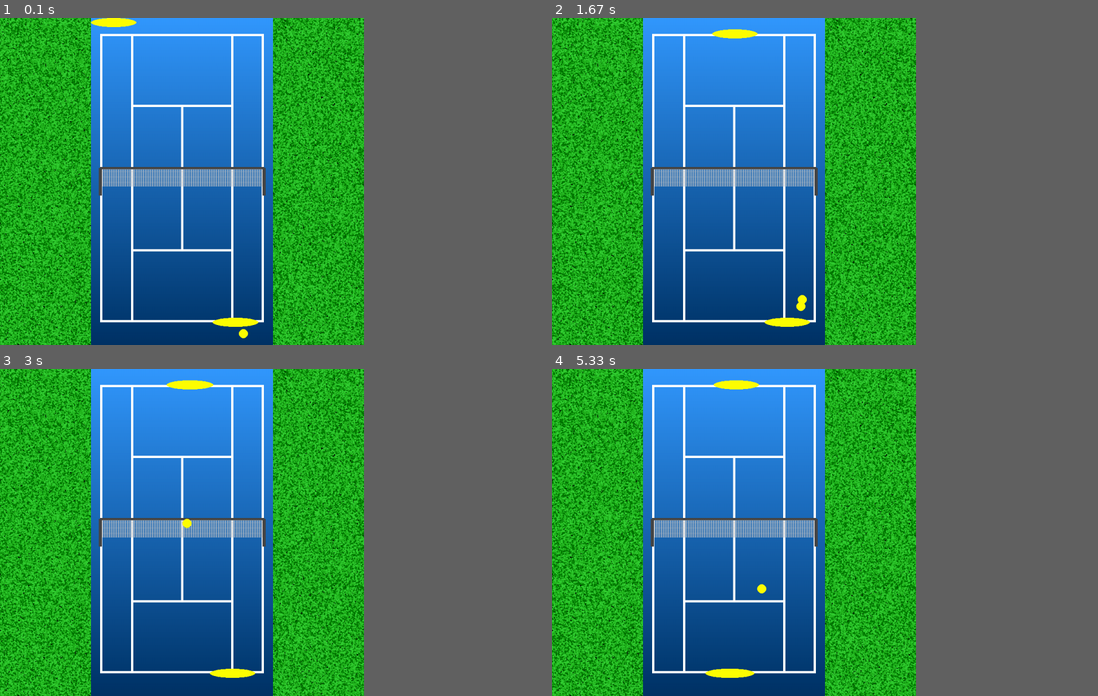
Above: before the commit, frames 1-4 (two rows, left to right).
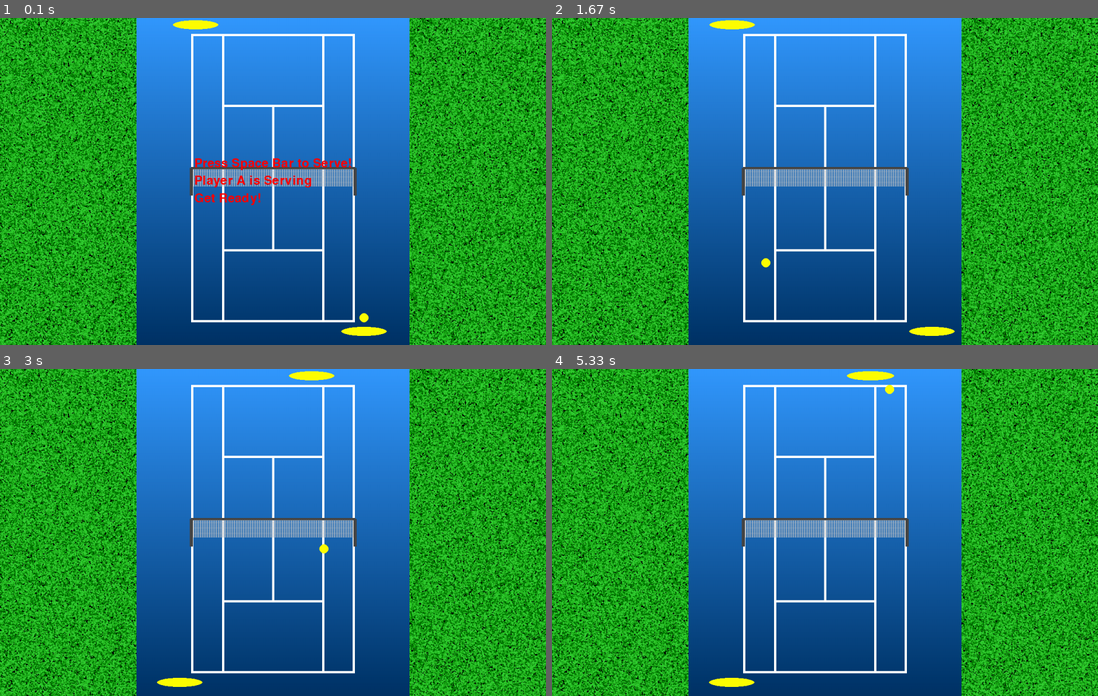
Above: after the commit, the same moments.

Repository: aditya-data/Pygame-Tennis-2D
Game: pygame game, started from game2.py
Same seed, same stepped clock (60 frames per second), same inputs: the game is played once before the commit and once after it.
Inputs:
- Up to frame 1 (0.1 s): no input
- Up to frame 2 (1.67 s): tap Space at 0.33, 1.23, 1.53 s; hold Right 1.17-1.63 s
- Up to frame 3 (3 s): hold Left 1.67-2.2 s; tap Space at 1.73, 2.03, 2.3, 2.63, 2.93 s; hold Left 2.57-2.97 s
- Up to frame 4 (5.33 s): hold Right 3-3.63 s; tap Space at 3.07, 3.37, 3.73, 4.03, 4.23, 4.53, 4.73, 5.03, 5.23 s; hold Left 3.67-4.13 s; hold Right 4.17-4.63 s; hold Right 4.67-5.13 s; hold Left from 5.17 s (still down)
In our replay, the window is 600x540 before the commit and 900x540 after it. These sizes can differ from the game's own. Grey fills any space a smaller window leaves; there, only what the larger window draws over its background counts as a difference.

The runs differ from the first frame. In frame 1, 64% of the frame differs, in the area x 0-100%, y 0-100%; in frame 2, 64%; in frame 3, 64%; in frame 4, 64%.

Commit message:
Done with all changes

Diff:
--- a/game2.py
+++ b/game2.py
@@ -7,18 +7,20 @@
 GREEN = (34, 180, 30)
 DARK_GREEN = (0, 120, 0)
 LIGHT_GREEN = (50, 205, 50)
-WINDOW_SIZE  = (800, 720) # size of the outer game window
+WINDOW_SIZE  = (1200, 720) # size of the outer game window
 # court properties
 COURT_BLUE_LIGHT = (51, 153, 255)
 COURT_BLUE_DARK = (0, 51, 102)
 WHITE = (255, 255, 255)
-COURTWIDTH = 400
+COURTWIDTH = 600
 COURTHEIGHT = 720
 # net properties
 GRAY = (200, 200, 200)
 # Net border
 DARK_GRAY = (70, 70, 70)
 NET_HEIGHT = 40
+
+YELLOW = (255, 0, 0)
 
 class GameManager:
 
@@ -33,86 +35,117 @@
         self.net = Net(height=NET_HEIGHT, surface=self.court.court_surface, colors=[GRAY, DARK_GRAY])
         self.PlayerA = Player(side="right", mode="player", width=100, height=20, x_v=0, y_v=0, surface=self.court.court)
         self.PlayerB = Player(side="right", mode="opponent", width=100, height=20, x_v=0, y_v=0, surface=self.court.court)
-        self.Ball = Ball(r=10, x=10, y= 10, x_v=6, y_v=12, surface=self.court.court)
+        self.Ball = Ball(r=10, x=200, y= 350, x_v=0, y_v=0, surface=self.court.court)
         # run game loop
         self.game_state = "start" # [serve, play, point_over]
         self.server = self.PlayerA
+        self.font = pygame.font.Font(None, 40)
         self.run()
 
     def create_ground(self):
         for _ in range(300000):  # Adjust the number of dots
-            x = random.randint(0, 800)  # Random x position
+            x = random.randint(0, 1200)  # Random x position
             y = random.randint(0, 720)  # Random y position
             color = random.choice([DARK_GREEN, LIGHT_GREEN, GREEN])
             pygame.draw.circle(self.screen, color, (x, y), random.randint(1, 2))
 
+    def display_info(self):
+        # Create the text to be displayed
+            text1 = self.font.render("Press Space Bar to Serve!", True, YELLOW)
+            text2 = self.font.render("Player A is Serving", True, YELLOW)
+            text3 = self.font.render("Get Ready!", True, YELLOW)
+
+            # Calculate the x-position for centering the text
+            text_x = (600 - text1.get_width()) // 2  # Same for all texts if centered
+
+            # Position each text vertically, with some space in between
+            text_y1 = (700 - (text1.get_height() + text2.get_height() + text3.get_height())) // 2
+            text_y2 = text_y1 + text1.get_height() + 10  # 10 pixels space between text blocks
+            text_y3 = text_y2 + text2.get_height() + 10  # 10 pixels space between text blocks
+
+            # Draw each text on the court
+            self.court.court.blit(text1, (text_x, text_y1))
+            self.court.court.blit(text2, (text_x, text_y2))
+            self.court.court.blit(text3, (text_x, text_y3))
+
+
+            pygame.display.flip()
+
     def run(self):
         while True:
+            # print(f"PlayerA position: {self.PlayerA.pos}")
+            # print(f"PlayerB position: {self.PlayerB.pos}")
+            pygame.key.set_repeat(200, 60)
+            self.court.court.blit(self.court.court_surface, (0, 0))
+            self.PlayerA.render()
+            self.PlayerB.render()
             # Event handling
-            keys = pygame.key.get_pressed() #capturing key presses
             for event in pygame.event.get():
                 if event.type == pygame.QUIT:
                     pygame.quit()
                     sys.exit()
+                if event.type == pygame.KEYDOWN:
+                    if event.key == pygame.K_LEFT:
+                        self.PlayerA.move_towards(-35)  # Start moving left
+                    if event.key == pygame.K_RIGHT:
+                        self.PlayerA.move_towards(35)   # Start moving right
+                    if event.key == pygame.K_SPACE:
+                        if self.game_state == "serve":
+                            x_ini = random.randint(6, 8)
+                            y_ini = random.randint(14, 18)
+                            # Spacebar pressed during serve
+                            if self.PlayerA.side == "left":
+                                # self.Ball.reset_pos(30, 620)
+                                self.Ball.vel = [x_ini + 1, -y_ini]
+                            elif self.PlayerA.side == "right":
+                                # self.Ball.reset_pos(350, 620)
+                                self.Ball.vel = [-x_ini - 2, -y_ini ]
+                            self.game_state = "play"
 
-
-            self.court.court.blit(self.court.court_surface, (0, 0))
-            self.PlayerA.render()
-            self.PlayerB.render()
-
+                if event.type == pygame.KEYUP:
+                        if event.key in (pygame.K_LEFT, pygame.K_RIGHT):
+                            self.PlayerA.move_towards(0)  # Stop moving
             if self.game_state == "start":
                 self.PlayerA.default_reset()
                 self.PlayerB.default_reset()
                 self.game_state = "serve"
             elif self.game_state == "serve":
                 if self.server == self.PlayerA:
-                    if self.PlayerA.side == "left":
-                        self.Ball.reset_pos(30, 620)
-                        self.Ball.vel = [3, 15]
-                    elif self.PlayerA.side == "right":
-                        self.Ball.reset_pos(350, 620)
-                        self.Ball.vel = [-3, 15]
+                    self.display_info()
+                    self.Ball.reset_pos(self.server.rect.x + 50, self.server.rect.y -20)
                 else:
                     if self.PlayerB.side == "left":
-                        self.Ball.reset_pos(360, 50)
                         self.Ball.vel = [-5, -15]
                     elif self.PlayerB.side == "right":
-                        self.Ball.reset_pos(25, 50)
                         self.Ball.vel = [5, -15]
+                    self.Ball.reset_pos(self.server.rect.x + 50, self.server.rect.y +20)
+            elif self.game_state == "play":
                 self.Ball.move()
-                self.game_state = "play"
-            elif self.game_state == "play":
-                #### game play logic
-                self.Ball.move()
-
                 if self.Ball.boundary_collision() == "continue":
                     if self.Ball.pos[1] > 352.5:
-                        # self.PlayerA.move_towards_ball(self.Ball)
-                        # self.PlayerB.move_towards_centre()
-                        self.PlayerA.move_towards_ball(self.Ball)
                         if self.Ball.pos[1] > 640:
-                            self.PlayerA.check_ball_collision(self.Ball, self.PlayerB)
-
-                    else: #Ball.pos[1] < 352.5:
+                            keys = pygame.key.get_pressed()
+                            if keys[pygame.K_SPACE]:
+                                self.PlayerA.check_ball_collision(self.Ball, self.PlayerB)
+                            else:
+                                self.PlayerA.check_ball_collision(self.Ball, self.PlayerB)
+                    else:
                         self.PlayerB.move_towards_ball(self.Ball)
                         if self.Ball.pos[1] < 40:
                             self.PlayerB.check_ball_collision(self.Ball, self.PlayerA)
                 else:
-                    # print("Yeh ")
                     self.PlayerA.switch_side()
                     self.PlayerB.switch_side()
                     self.PlayerA.default_reset()
                     self.PlayerB.default_reset()
-                    self.server = self.PlayerA
-                    self.Ball.reset_pos(self.server.pos[0], self.server.pos[0]+ 40)
-                    self.Ball.vel = [0, 0]
+                    self.server = self.PlayerA  #switch server here based on requirement
                     self.game_state = "serve"
             else:
                 # declare winner and scoreboard highlight
                 pass
 
             # print(self.Ball.rect)
-            self.screen.blit(self.court.court, (200, 0))
+            self.screen.blit(self.court.court, (300, 0))
             pygame.display.flip()
             self.clock.tick(60)
 
--- a/scripts/entities.py
+++ b/scripts/entities.py
@@ -1,5 +1,6 @@
 import pygame
 import random
+import math
 # from game import Game
 # ball color
 YELLOW = (255, 255, 0)
@@ -27,7 +28,7 @@
         self.render()
 
     def boundary_collision(self):
-        court_rect = pygame.Rect(5, 5, 390, 710)  # Court boundary
+        court_rect = pygame.Rect(5, 5, 590, 710)  # Court boundary
         if self.rect.left < court_rect.left or self.rect.right > court_rect.right:
             self.vel[0] *= -1  # Reverse horizontal velocity
             return "leave"
@@ -53,12 +54,12 @@
         self.side = side
         self.mode = mode #player and opponent
         self.pos = [0, 0]
-        self.surface = surface
         self.width = width
         self.height = height
-        self.velocity = [x_v, y_v]
+        self.surface = surface
         self.rect = pygame.Rect(self.pos[0], self.pos[1], self.width, self.height)
         self.default_reset()
+        self.velocity = [x_v, y_v]
         self.render()
 
     def move_towards_ball(self, ball):
@@ -80,15 +81,16 @@
     def move_towards(self, dx):
         # target_y = 670 if self.mode == "player" else 35
 
-        dx = self.pos[0] + dx
+        # dx = self.pos[0] + dx
         # dy = target_y - self.pos[1]
 
-        self.velocity = [dx/20, 0]
+        self.velocity = [dx, 0]
         self.move()
 
     def move(self):
         self.pos[0] += self.velocity[0]
         self.pos[1] += self.velocity[1]
+        self.pos[0] = max(0, min(self.pos[0], 600))  # Replace SCREEN_WIDTH with your court width
         self.rect.center = self.pos  # Sync rect with the updated position
         self.render()
 
@@ -96,25 +98,51 @@
     def default_reset(self):
         if self.mode == "player":
             if self.side == "left":
-                self.pos[0] = 10
-                self.pos[1] = 670
+                self.pos[0] = 130
+                self.pos[1] = 690
             else: #self.side == right
-                self.pos[0] = 310
-                self.pos[1] = 670
+                self.pos[0] = 500
+                self.pos[1] = 690
         elif self.mode == "opponent":
             if self.side == "left":
-                self.pos[0] = 310
-                self.pos[1] = 35
+                self.pos[0] = 500
+                self.pos[1] = 15
             else: #self.side == right
-                self.pos[0] = 10
-                self.pos[1] = 35
-        self.render()
+                self.pos[0] = 130
+                self.pos[1] = 15
+
+        self.rect.center = self.pos
+        # self.render()
 
     def render(self):
         pygame.draw.ellipse(surface=self.surface, color=YELLOW, rect=self.rect)
 
 
+    def calculate_velocity(self, ball, target_x, target_y, max_speed):
+        # Calculate the difference in position
+        dx = target_x - ball.pos[0]
+        dy = target_y - ball.pos[1]
+
+        # Calculate the required speed
+        distance = math.sqrt(dx**2 + dy**2)
+        time = max(1, distance / max_speed)  # Avoid division by zero, minimum time is 1 frame
+
+        # Calculate velocity components
+        vel_x = dx / time
+        vel_y = dy / time
+
+        # Scale velocities to maintain max_speed
+        current_speed = math.sqrt(vel_x**2 + vel_y**2)
+        if current_speed > max_speed:
+            vel_x = vel_x * (max_speed / current_speed)
+            vel_y = vel_y * (max_speed / current_speed)
+
+        return vel_x, vel_y
+
+
+
     def check_ball_collision(self, ball, opponent):
+        # Intensity is on a scale of 1-5 [5 is Max]
         # Predict ball's next position based on its velocity
         current_time = pygame.time.get_ticks()
         next_ball_x = ball.pos[0] + ball.vel[0]
@@ -130,29 +158,51 @@
 
         # Check if the player's rectangle intersects with the ball's path
         if self.rect.colliderect(ball_path) and current_time - ball.last_hit_time > 100:
-            ball.last_hit_time = current_time  # Update the hit time (its the cooldown mechanism)
-            ball.vel[1] *= -random.uniform(0.8, 1.1)  # Reverse Y-velocity
-
-            # Boundary avoidance logic
-            court_width = 400  # Example court width
-            safe_zone_margin = 90  # Margin to avoid the boundary
-            horizontal_randomness = random.uniform(1, 5)  # Randomize horizontal speed
-
-            if ball.pos[0] >= court_width - safe_zone_margin:  # Near right boundary
-                ball.vel[0] = -horizontal_randomness  # Redirect left
-            elif ball.pos[0] <= safe_zone_margin:  # Near left boundary
-                ball.vel[0] = horizontal_randomness  # Redirect right
-            else:
-                # Target weak area of the opponent
-                if opponent.pos[0] > court_width / 2:  # Opponent on the right side
-                    ball.vel[0] = -horizontal_randomness  # Aim left
-                else:  # Opponent on the left side
-                    ball.vel[0] = horizontal_randomness  # Aim right
-
-            if abs(ball.vel[0]) < 0.1 or abs(ball.vel[1]) < 0.1:
-                print("Ball velocity too low:", ball.vel)
-
-            # Ensure ball velocity doesn't stagnate
-            min_speed = 1.5  # Minimum allowed speed
-            # ball.vel[0] = max(min_speed, abs(ball.vel[0])) * (1 if ball.vel[0] > 0 else -1)
-            ball.vel[1] = max(min_speed, abs(ball.vel[1])) * (1 if ball.vel[1] > 0 else -1)
+            ball.last_hit_time = current_time  # Update the hit time (cooldown mechanism)
+
+            # Court boundaries and net position
+            court_bounds = (120, 35, 360, 635)  # Left, Top, Width, Height
+            net_position = (120, 352.5, 480, 352.5)  # Start and end of the net
+
+            left, top, width, height = court_bounds
+            right = left + width
+            bottom = top + height
+            net_mid_x = (net_position[0] + net_position[2]) / 2
+            net_y = net_position[1]
+
+            # Determine target zone based on opponent position
+            if opponent.rect.centerx > (left + right) // 2:  # Opponent on the right
+                target_x = random.randint(left, (left + right) // 2)
+            else:  # Opponent on the left
+                target_x = random.randint((left + right) // 2, right)
+
+            # Target y-coordinate should be inside the opponent's half
+            if self.rect.centery < net_y:  # Player on top
+                target_y = random.randint(int(net_y) + 10, int(bottom) - 10)
+            else:  # Player on bottom
+                target_y = random.randint(int(top) + 10, int(net_y) - 10)
+
+            # Adjust target to pass over the net
+            if self.rect.centery > net_y:  # Coming from the bottom
+                intermediate_target = (net_mid_x, net_y - 10)
+            else:  # Coming from the top
+                intermediate_target = (net_mid_x, net_y + 10)
+
+            # Calculate velocity to pass above the net
+            ball.vel[0], ball.vel[1] = self.calculate_velocity(ball, *intermediate_target, max_speed=5)
+
+            # Add some randomness to the shot
+            ball.vel[1] *= random.uniform(0.9, 1.1)
+
+            # Calculate velocity towards the final target after crossing the net
+            final_vel_x, final_vel_y = self.calculate_velocity(ball, target_x, target_y, max_speed=10)
+
+            # Blend the final velocity after crossing the net
+            ball.vel[0] += (final_vel_x - ball.vel[0])
+            ball.vel[1] += (final_vel_y - ball.vel[1]) * random.uniform(1.8, 2.2)
+
+            # Ensure the ball stays in bounds if the player is beyond the court edges
+            if self.rect.centerx < left:  # Player beyond left boundary
+                ball.vel[0] = abs(ball.vel[0]) + random.uniform(1.5, 2.5)  # Increase x_vel to the right
+            elif self.rect.centerx > right:  # Player beyond right boundary
+                ball.vel[0] = -abs(ball.vel[0]) - random.uniform(1.5, 2.5)  # Increase x_vel to the left
--- a/scripts/utils.py
+++ b/scripts/utils.py
@@ -17,16 +17,16 @@
                 self.colors[0][1] + (self.colors[1][1] - self.colors[0][1]) * (y / 720),
                 self.colors[0][2] + (self.colors[1][2] - self.colors[0][2]) * (y / 720)
             )
-            pygame.draw.line(self.court_surface, color, (0, y), (400, y))
+            pygame.draw.line(self.court_surface, color, (0, y), (600, y))
 
         # Draw court lines
-        pygame.draw.rect(self.court_surface, self.colors[2], (20, 35, 360, 635), 5)  # Court boundary
-        pygame.draw.line(self.court_surface, self.colors[2], (90, 35), (90, 669.5), 5)  # Singles Sideline
-        pygame.draw.line(self.court_surface, self.colors[2], (310, 35), (310, 669.5), 5)  # Singles Sideline
+        pygame.draw.rect(self.court_surface, self.colors[2], (120, 35, 360, 635), 5)  # Court boundary
+        pygame.draw.line(self.court_surface, self.colors[2], (190, 35), (190, 669.5), 5)  # Singles Sideline
+        pygame.draw.line(self.court_surface, self.colors[2], (410, 35), (410, 669.5), 5)  # Singles Sideline
         # pygame.draw.line(self.court_surface, self.colors[2], (20, 352.5), (380, 352.5), 5) # mid line
-        pygame.draw.line(self.court_surface, self.colors[2], (90, 193.75), (310, 193.75), 5)  # Service line
-        pygame.draw.line(self.court_surface, self.colors[2], (90, 511.25), (310, 511.25), 5)  # Service line
-        pygame.draw.line(self.court_surface, self.colors[2], (200, 193.75), (200, 511.25), 5)  # Centre Service line
+        pygame.draw.line(self.court_surface, self.colors[2], (190, 193.75), (410, 193.75), 5)  # Service line
+        pygame.draw.line(self.court_surface, self.colors[2], (190, 511.25), (410, 511.25), 5)  # Service line
+        pygame.draw.line(self.court_surface, self.colors[2], (300, 193.75), (300, 511.25), 5)  # Centre Service line
 
 
 
@@ -40,13 +40,13 @@
 
     def draw(self, Surface):
         # Build the net
-        for x in range(20, 380, 5):  # Vertical lines
+        for x in range(120, 480, 5):  # Vertical lines
             pygame.draw.line(Surface, self.colors[0], (x, 330), (x, 330 + self.height), 1)
         for y in range(330, 330 + self.height, 3):  # Horizontal lines
-            pygame.draw.line(Surface, self.colors[0], (20, y), (380, y), 1)
-        pygame.draw.line(Surface, self.colors[1], (20, 330), (380, 330), 5)  # Top net border
-        pygame.draw.line(Surface, self.colors[1], (20, 330), (20, 330 + self.height+20), 7)  # Left net border
-        pygame.draw.line(Surface, self.colors[1], (380, 330), (380, 330 + self.height+20), 7)  # Right net border
+            pygame.draw.line(Surface, self.colors[0], (120, y), (480, y), 1)
+        pygame.draw.line(Surface, self.colors[1], (120, 330), (480, 330), 5)  # Top net border
+        pygame.draw.line(Surface, self.colors[1], (120, 330), (120, 330 + self.height+20), 7)  # Left net border
+        pygame.draw.line(Surface, self.colors[1], (480, 330), (480, 330 + self.height+20), 7)  # Right net border
 
     def check_collison(self):
         pass
